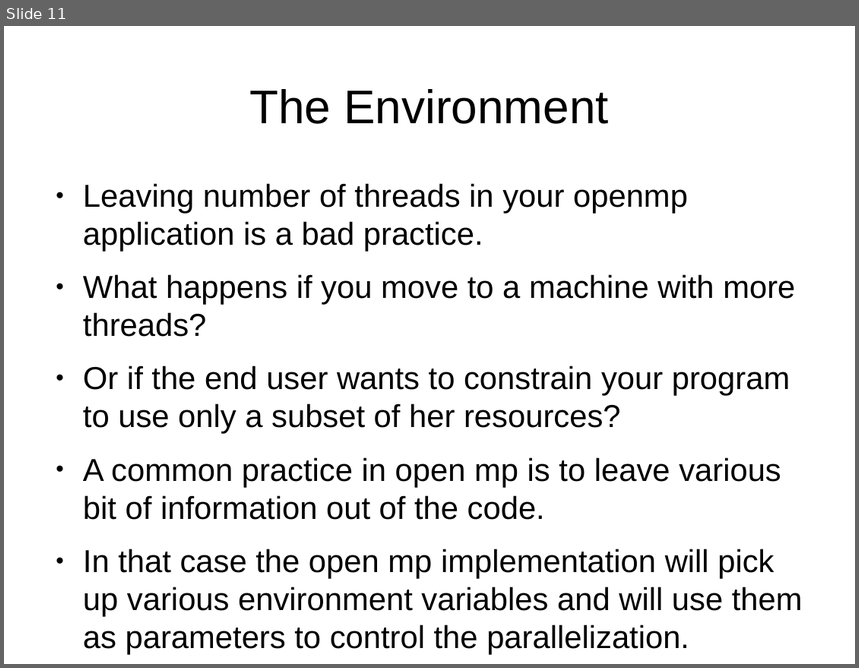
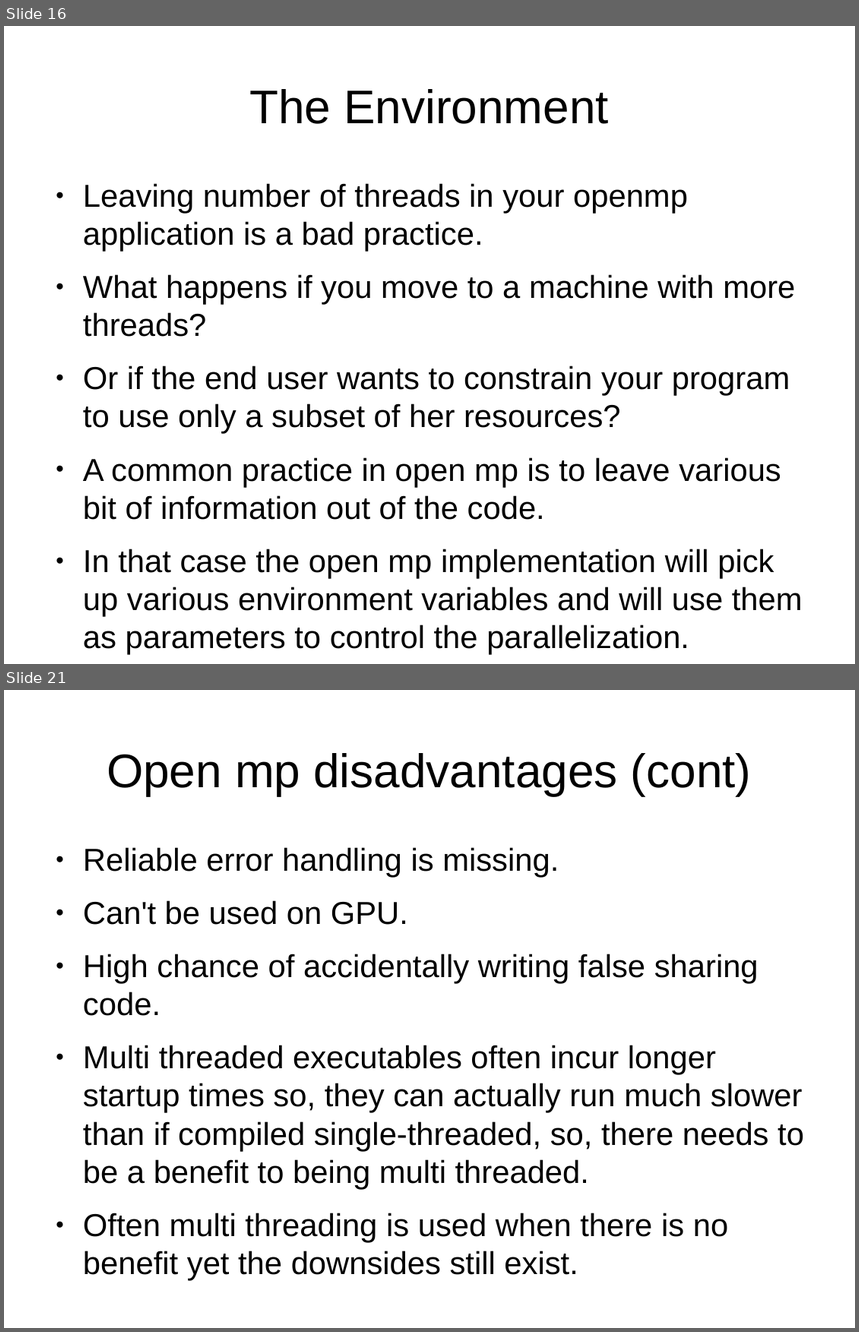
Before and after one commit to veltzer/demos-linux, a slide deck: multi_core/openmp.odp. Shown one above the other, each under a label of ours: slide 11 before the commit, slides 16 and 21 after it; the slides between them are not shown. The pictures are 859x668 and 859x1332 pixels, drawn with LibreOffice and Linux fonts; fonts in the diff are those of the drawing. Boxes give left, top, right and bottom in pixels: in the first picture for what was removed or moved away, otherwise in the second. Text is boxed around its words. In the diff, an @@ line names an element or a change of style, - is before the commit and + after.

```diff
--- a/multi_core/openmp.odp
+++ b/multi_core/openmp.odp
@@ slide 21 added at [4, 690, 855, 1328], background #FFFFFF @@
@@ title added at [107, 753, 752, 796], 44 pt, text #000000 @@
+Open mp disadvantages (cont)
@@ text added at [83, 847, 804, 1275], 29.6 pt, text #000000 @@
+● Reliable error handling is missing.
+● Can't be used on GPU.
+● High chance of accidentally writing false sharing code.
+● Multi threaded executables often incur longer startup times so, they can actually run much slower than if compiled single-threaded, so, there needs to be a benefit to being multi threaded.
+● Often multi threading is used when there is no benefit yet the downsides still exist.
@@ what was slide 11 is now slide 16 @@
```
Also in this commit, not shown: 1 slide changed, 9 other slides added, 4 other files.
